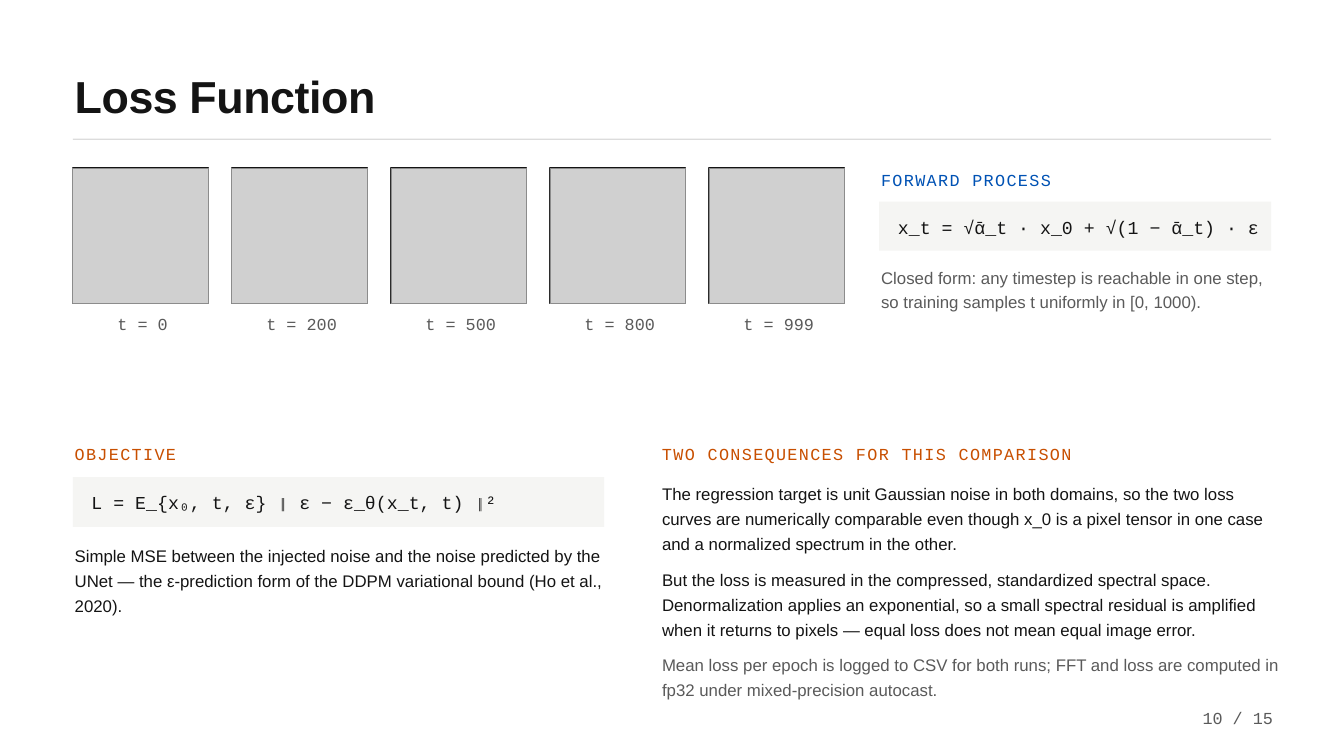
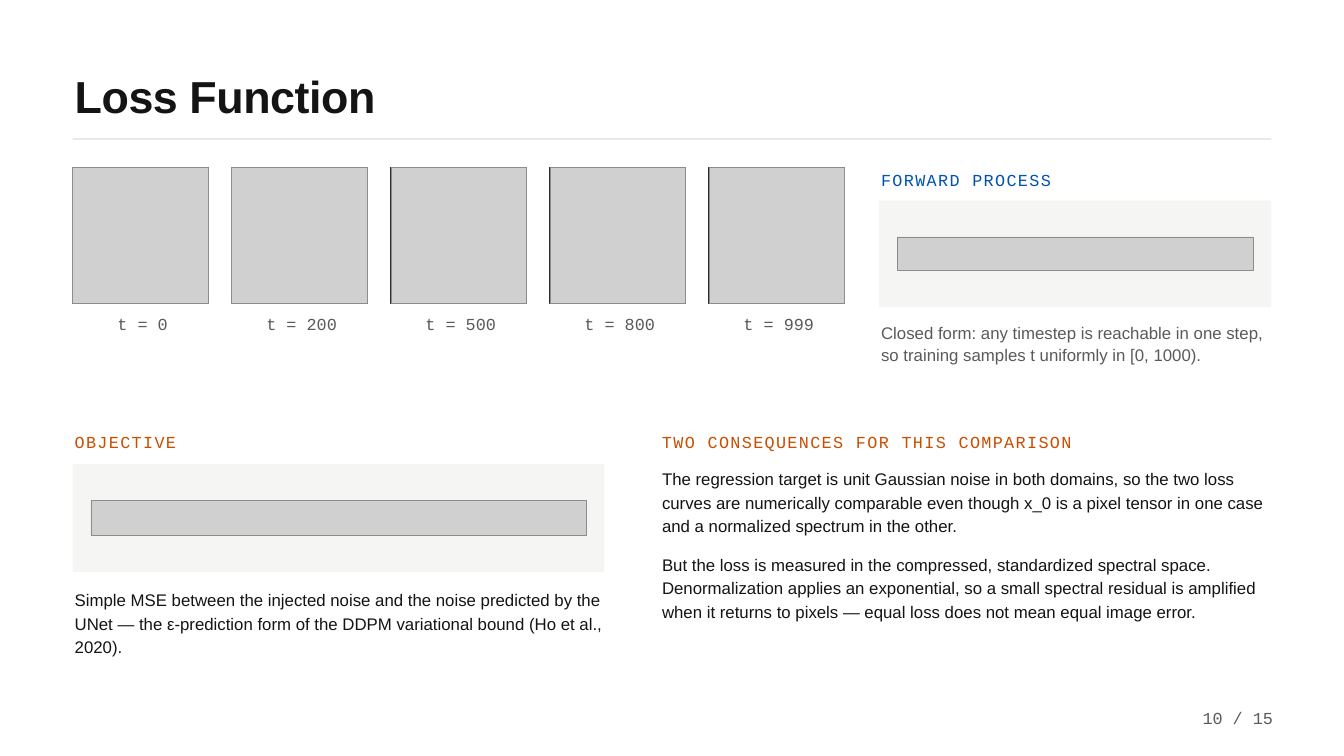
Before and after one commit to CiccioNos/cv-project6, a slide deck: slide 10 of Presentazione_Computer_Vision.pptx. Drawn at 1344x756 pixels with LibreOffice and Linux fonts; fonts in the diff are those of the drawing; grey boxes stand for pictures. Boxes give left, top, right and bottom in pixels: in the first picture for what was removed or moved away, otherwise in the second. Text is boxed around its words. In the diff, an @@ line names an element or a change of style, - is before the commit and + after.

```diff
--- a/Presentazione_Computer_Vision.pptx
+++ b/Presentazione_Computer_Vision.pptx
@@ rectangle: place and size @@
-rectangle at (879, 202, 1271, 251)
+rectangle at (879, 200, 1271, 306)
@@ picture added at (897, 237, 1253, 271) @@
@@ text removed at (898, 221, 1259, 238) @@
-x_t = √ᾱ_t · x_0 + √(1 − ᾱ_t) · ε
@@ text "Closed form: any timestep is ...": place and size @@
-text "Closed form: any timestep is ..." at (881, 272, 1262, 312)
+text "Closed form: any timestep is ..." at (881, 327, 1262, 365)
@@ text "Closed form: any timestep is ..." at (881, 327, 1262, 365): line spacing 1.2 to 1.12 @@
@@ text "OBJECTIVE": place and size @@
-text "OBJECTIVE" at (75, 448, 176, 460)
+text "OBJECTIVE" at (75, 436, 176, 448)
@@ text "TWO CONSEQUENCES FOR THIS COMPARISON": place and size @@
-text "TWO CONSEQUENCES FOR THIS COMPARISON" at (662, 448, 1072, 463)
+text "TWO CONSEQUENCES FOR THIS COMPARISON" at (662, 436, 1072, 451)
@@ rectangle: place and size @@
-rectangle at (73, 477, 604, 527)
+rectangle at (73, 464, 604, 573)
@@ text "The regression target is unit ...": place and size @@
-text "The regression target is unit ..." at (662, 487, 1263, 554)
+text "The regression target is unit ..." at (662, 472, 1263, 536)
@@ text removed at (91, 497, 496, 513) @@
-L = E_{x₀, t, ε} ‖ ε − ε_θ(x_t, t) ‖²
@@ picture added at (91, 501, 586, 536) @@
@@ text "But the loss is measured ...": place and size @@
-text "But the loss is measured ..." at (662, 573, 1255, 640)
+text "But the loss is measured ..." at (662, 558, 1255, 622)
@@ line spacing 1.24 to 1.17 in 3 elements at (662, 472, 1263, 536), (662, 558, 1255, 622), (75, 593, 601, 657) @@
@@ text "Simple MSE between the injected ...": place and size @@
-text "Simple MSE between the injected ..." at (75, 549, 601, 616)
+text "Simple MSE between the injected ..." at (75, 593, 601, 657)
@@ text removed at (662, 659, 1278, 700) @@
-Mean loss per epoch is logged to CSV for both runs; FFT and loss are computed in fp32 under mixed-precision autocast.
```
Also in this commit, not shown: 12 other slides changed, 2 slides added, 2 slides removed, 2 other files.
